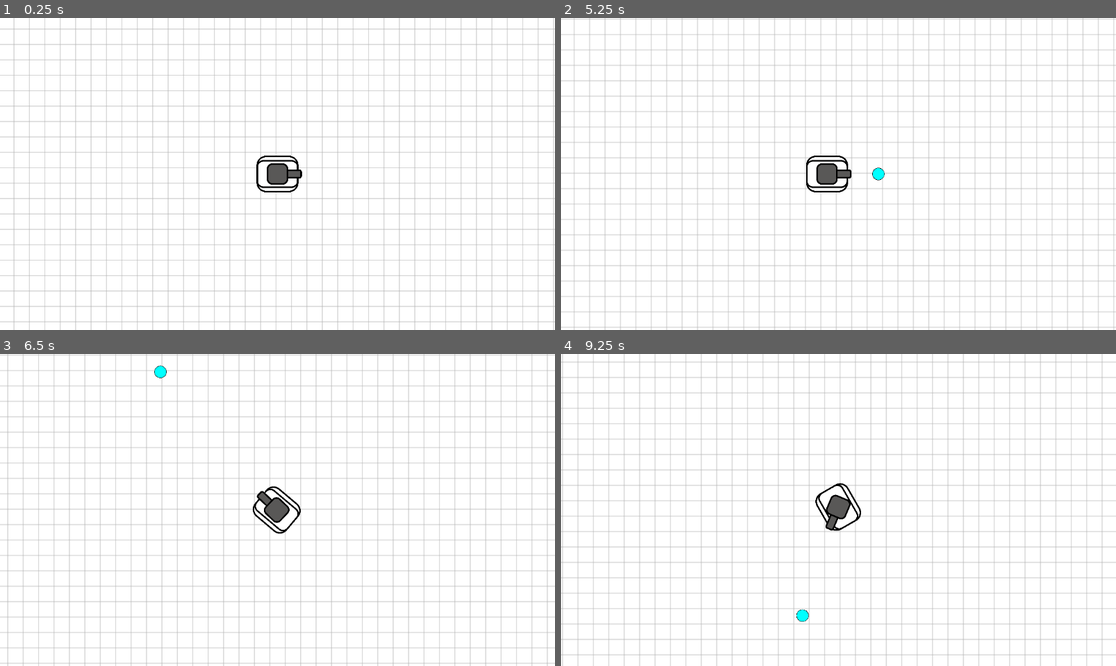
Above: before the commit, frames 1-4 (two rows, left to right).
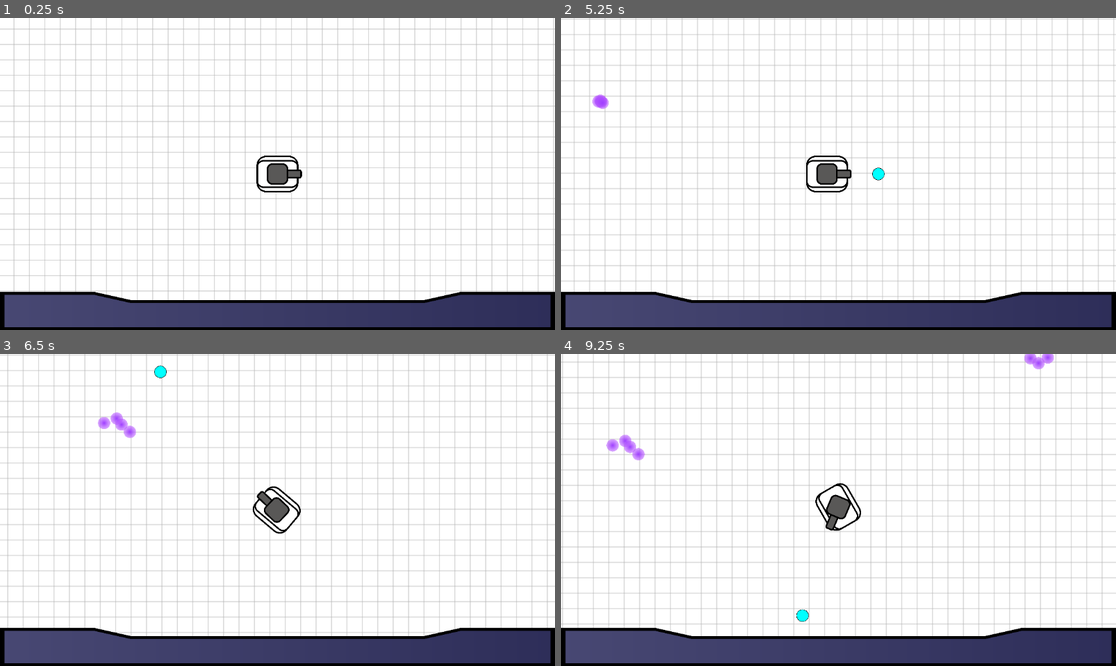
Above: after the commit, the same moments.

Repository: Namacha411/OnlineGame-GodotBook
Game: Godot game, scene res://scenes/main.tscn
The game is run twice, just before and just after one commit, with the same random seed, the same clock (stepped at 60 frames per second) and the same inputs.
Inputs (mouse positions are in pixels of both pictures, inside the frame that each line leads up to):
- Up to frame 1 (0.25 s): no input
- Up to frame 2 (5.25 s): tap Enter at 0.5 s; move the mouse to (960, 158) at 0.52 s; hold Right (ui_right) 0.53-1.28 s; click (960, 158) at 0.6 s; move the mouse to (727, 189) at 1.27 s; hold Down (ui_down) 1.28-2.03 s; click (727, 189) at 1.35 s; move the mouse to (894, 105) at 2.02 s; hold Right (ui_right) 2.03-2.78 s; click (894, 105) at 2.1 s; move the mouse to (810, 236) at 2.77 s; hold Up (ui_up) 2.78-3.53 s; click (810, 236) at 2.85 s; move the mouse to (1005, 220) at 3.52 s; hold Left (ui_left) 3.53-5.03 s; click (1005, 220) at 3.6 s; move the mouse to (672, 127) at 4.27 s; click (672, 127) at 4.35 s; move the mouse to (866, 174) at 5.02 s; hold Down (ui_down) from 5.03 s (still down); click (866, 174) at 5.1 s
- Up to frame 3 (6.5 s): move the mouse to (194, 432) at 5.77 s; release Down (ui_down) at 5.78 s; hold Right (ui_right) from 5.78 s (still down); click (194, 432) at 5.85 s
- Up to frame 4 (9.25 s): move the mouse to (960, 494) at 6.52 s; release Right (ui_right) at 6.53 s; hold Up (ui_up) 6.53-7.28 s; click (960, 494) at 6.6 s; move the mouse to (727, 525) at 7.27 s; hold Right (ui_right) 7.28-8.03 s; click (727, 525) at 7.35 s; move the mouse to (894, 441) at 8.02 s; hold Down (ui_down) 8.03-8.78 s; click (894, 441) at 8.1 s; move the mouse to (810, 572) at 8.77 s; hold Left (ui_left) from 8.78 s (still down); click (810, 572) at 8.85 s

The runs differ from the first frame. In frame 1, 11% of the frame differs, in the area x 0-100%, y 87-100%; in frame 2, 11%; in frame 3, 11%; in frame 4, 11%, in the area x 0-100%, y 0-100%.

Commit message:
[add] s4.5.6

Diff:
--- a/scenes/bullet.gd
+++ b/scenes/bullet.gd
@@ -1,5 +1,6 @@
 extends Node2D
 
+var expball_pre = preload("res://scenes/exp.tscn")
 var speed := 600.0
 var lifetime := 3.0
 
@@ -21,3 +22,8 @@
 	if body is Target:
 		body.queue_free()
 		self.queue_free()
+		for i in range(randi_range(3, 5)):
+			var expball = expball_pre.instantiate()
+			expball.position = body.position
+			expball.lerp_position = body.position + Vector2(randf_range(-50, 50), randf_range(-50, 50))
+			$/root/main/exps.add_child.call_deferred(expball)
--- /dev/null
+++ b/scenes/exp.gd
@@ -0,0 +1,14 @@
+extends Node2D
+
+class_name Exp
+
+var lerp_position := Vector2.ZERO
+
+# Called when the node enters the scene tree for the first time.
+func _ready():
+	pass # Replace with function body.
+
+
+# Called every frame. 'delta' is the elapsed time since the previous frame.
+func _process(delta):
+	position = lerp(position, lerp_position, delta * 5)
--- /dev/null
+++ b/scenes/exp.tscn
@@ -0,0 +1,19 @@
+[gd_scene load_steps=4 format=3 uid="uid://cyni3aqkku2sg"]
+
+[ext_resource type="Script" path="res://scenes/exp.gd" id="1_3np1d"]
+[ext_resource type="Texture2D" uid="uid://dgauoq3oolifc" path="res://sprites/exp.png" id="1_5mqnh"]
+
+[sub_resource type="CircleShape2D" id="CircleShape2D_kt0ff"]
+radius = 13.0
+
+[node name="exp" type="Node2D"]
+script = ExtResource("1_3np1d")
+
+[node name="sprite" type="Sprite2D" parent="."]
+scale = Vector2(0.05, 0.05)
+texture = ExtResource("1_5mqnh")
+
+[node name="area" type="Area2D" parent="."]
+
+[node name="shape" type="CollisionShape2D" parent="area"]
+shape = SubResource("CircleShape2D_kt0ff")
--- a/scenes/main.tscn
+++ b/scenes/main.tscn
@@ -1,7 +1,9 @@
-[gd_scene load_steps=3 format=3 uid="uid://cryku58e5v0ks"]
+[gd_scene load_steps=5 format=3 uid="uid://cryku58e5v0ks"]
 
 [ext_resource type="Script" path="res://scenes/main.gd" id="1_8so16"]
 [ext_resource type="Texture2D" uid="uid://ugfe1wpkb40e" path="res://sprites/bg_grid.png" id="2_e1fhr"]
+[ext_resource type="Texture2D" uid="uid://cu36ifa85gx3w" path="res://sprites/expbar_empty.png" id="4_p6h5o"]
+[ext_resource type="Texture2D" uid="uid://cbywkmos02i4p" path="res://sprites/expbar_full.png" id="5_q2aum"]
 
 [node name="main" type="Node"]
 script = ExtResource("1_8so16")
@@ -19,3 +21,19 @@
 [node name="players" type="Node2D" parent="."]
 
 [node name="targets" type="Node2D" parent="."]
+
+[node name="exps" type="Node2D" parent="."]
+
+[node name="ui" type="CanvasLayer" parent="."]
+
+[node name="expbar" type="TextureProgressBar" parent="ui"]
+anchors_preset = 12
+anchor_top = 1.0
+anchor_right = 1.0
+anchor_bottom = 1.0
+offset_top = -79.0
+grow_horizontal = 2
+grow_vertical = 0
+nine_patch_stretch = true
+texture_under = ExtResource("4_p6h5o")
+texture_progress = ExtResource("5_q2aum")
--- a/scenes/tank.gd
+++ b/scenes/tank.gd
@@ -9,6 +9,8 @@
 var gravity = ProjectSettings.get_setting("physics/2d/default_gravity")
 var bullet_pre = preload("res://scenes/bullet.tscn")
 var rotation_velocity := 0.0
+var tank_exp := 0
+var tank_exp_max := 10
 
 
 func _physics_process(delta):
@@ -34,3 +36,16 @@
 	bullet.rotation = $cannon.rotation
 	bullet.position = self.position
 	$/root/main/bullets.add_child(bullet)
+
+
+func _on_area_area_entered(area):
+	var body = area.get_parent()
+	if body is Exp:
+		body.queue_free()
+		exp_add(1)
+
+func exp_add(v):
+	var expbar = $/root/main/ui/expbar
+	tank_exp += v
+	expbar.value = tank_exp
+	expbar.max_value = tank_exp_max
--- a/scenes/tank.tscn
+++ b/scenes/tank.tscn
@@ -1,10 +1,13 @@
-[gd_scene load_steps=6 format=3 uid="uid://dfqq45xmsplfx"]
+[gd_scene load_steps=7 format=3 uid="uid://dfqq45xmsplfx"]
 
 [ext_resource type="Script" path="res://scenes/tank.gd" id="1_62va5"]
 [ext_resource type="Texture2D" uid="uid://dyxpiirv7d0ua" path="res://sprites/tank_body.png" id="2_otk8o"]
 [ext_resource type="Texture2D" uid="uid://cfrt2wimt457a" path="res://sprites/tank_subbody.png" id="3_a0jgh"]
 [ext_resource type="Texture2D" uid="uid://4hp1oaeyms1" path="res://sprites/tank_cannon.png" id="4_gs0if"]
 [ext_resource type="Texture2D" uid="uid://b1n78lxtljl8t" path="res://sprites/tank_cannonbase.png" id="5_m56py"]
+
+[sub_resource type="CircleShape2D" id="CircleShape2D_m74ka"]
+radius = 213.776
 
 [node name="tank" type="CharacterBody2D"]
 scale = Vector2(0.2, 0.2)
@@ -28,3 +31,10 @@
 
 [node name="camera" type="Camera2D" parent="."]
 position_smoothing_enabled = true
+
+[node name="area" type="Area2D" parent="."]
+
+[node name="shape" type="CollisionShape2D" parent="area"]
+shape = SubResource("CircleShape2D_m74ka")
+
+[connection signal="area_entered" from="area" to="." method="_on_area_area_entered"]
